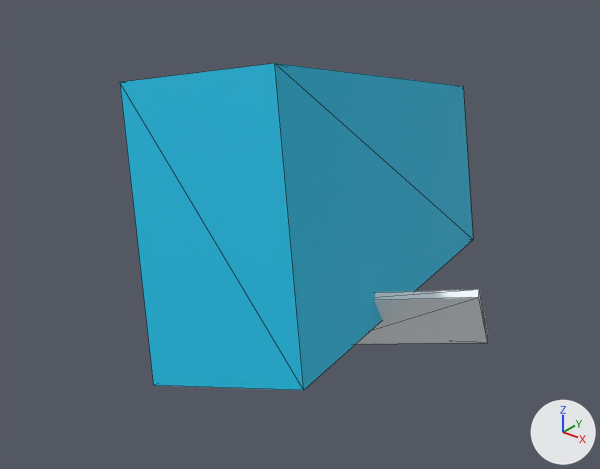
The glTF model assets/models/commuter-bus-wreck.glb, before and after one commit.
Before and after are seen from a 50 mm camera at (5.55, -8.11, 4.99) aimed at (-0.37, -0.72, 0.41). Arrows for +X, +Y and +Z are at lower right; the lights stay in place. The first picture is the older version. Mesh edges are drawn as thin lines. Vertices at exactly the same position are counted once.

In view in the first picture: 'Root'.
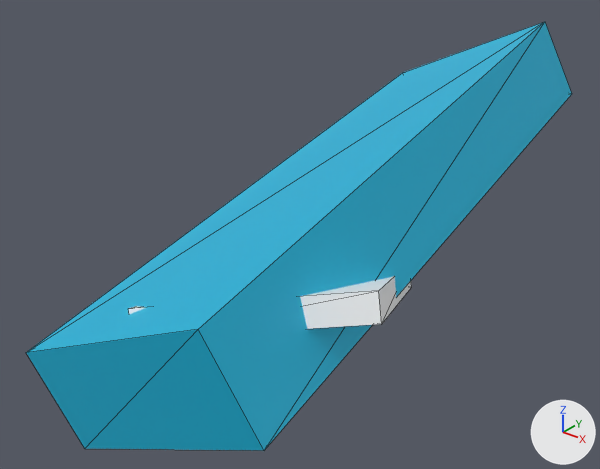
Changed parts and their boxes (x1, y1, x2, y2) in the pictures (600 x 469 px):
'Root', reshaped (48% wider, 31% taller)
    before: (120, 63, 488, 390)
    after: (26, 22, 572, 450)

Diff of the bpy script that builds the scene:
```diff
--- a/assets/models/commuter-bus-wreck.glb.py
+++ b/assets/models/commuter-bus-wreck.glb.py
@@ me_modelmesh @@
 # used by ob_root; location = (0.0, 0.0, 0.0)
-me_modelmesh.from_pydata(...)  # 16 vertices, 24 faces; spans x -2.14..2.44, y -4.27..4.27, z -1.58..3.38
-me_modelmesh.vertices[0].co = (2.14, -3.8, 0.93)  # pixel (303, 390)
-me_modelmesh.vertices[1].co = (1.43, -3.28, 3.38)  # pixel (274, 63)
-me_modelmesh.vertices[2].co = (0.14, -3.75, 3.11)  # pixel (119, 82)
-me_modelmesh.vertices[3].co = (0.85, -4.27, 0.66)  # pixel (153, 385)
-me_modelmesh.vertices[4].co = (-0.85, 4.27, 1.14)  # pixel (463, 86)
-me_modelmesh.vertices[5].co = (-0.14, 3.75, -1.31)  # pixel (473, 239)
-me_modelmesh.vertices[6].co = (-1.43, 3.28, -1.58)
-me_modelmesh.vertices[7].co = (-2.14, 3.8, 0.87)
-me_modelmesh.vertices[8].co = (0.81, -1.71, -0.24)
-me_modelmesh.vertices[9].co = (2.43, -1.01, 0.09)  # pixel (487, 342)
-me_modelmesh.vertices[10].co = (2.44, -1.37, 0.8)  # pixel (478, 297)
-me_modelmesh.vertices[11].co = (0.81, -2.07, 0.47)
-me_modelmesh.vertices[12].co = (2.39, -0.93, 0.13)  # pixel (487, 334)
-me_modelmesh.vertices[13].co = (0.76, -1.63, -0.2)
-me_modelmesh.vertices[14].co = (0.77, -1.99, 0.51)
-me_modelmesh.vertices[15].co = (2.39, -1.29, 0.84)  # pixel (479, 289)
+me_modelmesh.from_pydata(...)  # 16 vertices, 24 faces; spans x -1.91..2.17, y -4.35..4.35, z -0.79..2.39
+# me_modelmesh part 1
+me_modelmesh.vertices[0].co = (-0.47, -4.17, -0.79)  # pixel (84, 448)
+me_modelmesh.vertices[1].co = (1.91, -4.04, 0.36)  # pixel (264, 450)
+me_modelmesh.vertices[2].co = (1.4, -4.22, 1.43)  # pixel (198, 329)
+me_modelmesh.vertices[3].co = (-0.98, -4.35, 0.28)  # pixel (25, 352)
+me_modelmesh.vertices[4].co = (0.98, 4.35, 1.32)  # pixel (572, 93)
+me_modelmesh.vertices[5].co = (-1.4, 4.22, 0.17)
+me_modelmesh.vertices[6].co = (-1.91, 4.04, 1.24)  # pixel (402, 72)
+me_modelmesh.vertices[7].co = (0.47, 4.17, 2.39)  # pixel (545, 21)
+me_modelmesh.vertices[8].co = (0.1, -3.87, 0.63)
+me_modelmesh.vertices[9].co = (2.17, -2.72, 1.04)  # pixel (381, 324)
+me_modelmesh.vertices[10].co = (2.07, -2.64, 1.32)  # pixel (378, 290)
+me_modelmesh.vertices[11].co = (0.0, -3.79, 0.9)  # pixel (128, 308)
+me_modelmesh.vertices[12].co = (1.0, -0.21, -0.1)  # pixel (411, 287)
+me_modelmesh.vertices[13].co = (-1.07, -1.36, -0.52)
+me_modelmesh.vertices[14].co = (-1.17, -1.28, -0.24)
+me_modelmesh.vertices[15].co = (0.9, -0.13, 0.17)
 me_modelmesh.materials.append(mat_defaultvertexcolormaterial)
```
